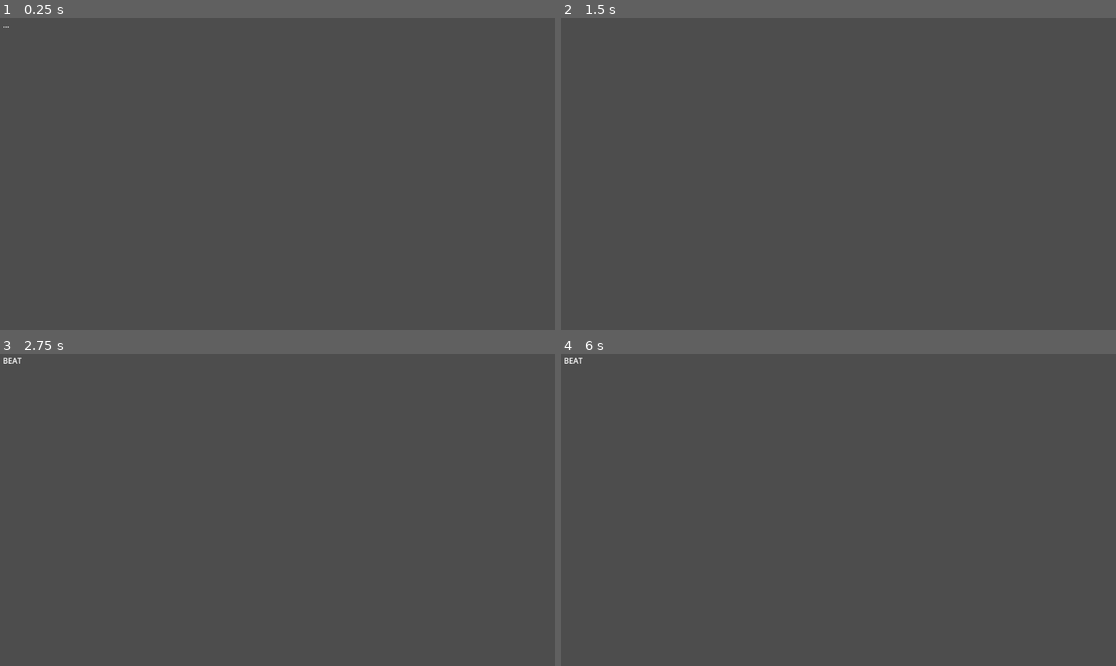
Above: before the commit, frames 1-4 (two rows, left to right).
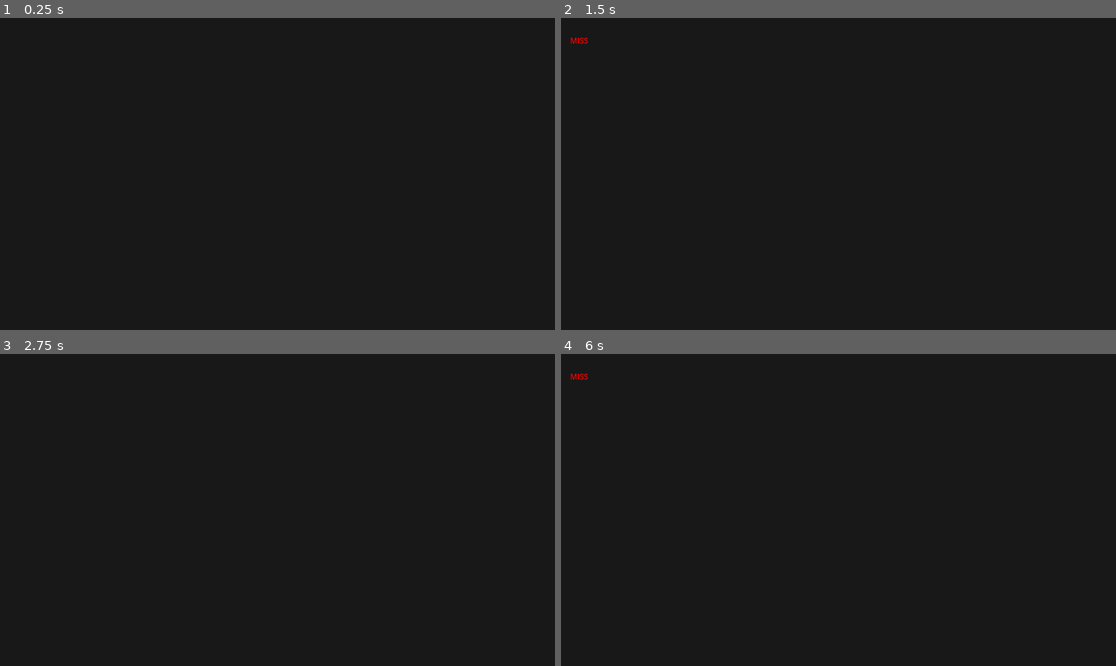
Above: after the commit, the same moments.

Repository: ResonantiaCollective/Project_Dissonance
Game: Godot game, scene res://scenes/test_scenes/TestArena.tscn
Same seed, same stepped clock (60 frames per second), same inputs: the game is played once before the commit and once after it.
Inputs:
- Up to frame 1 (0.25 s): no input
- Up to frame 2 (1.5 s): tap Enter at 0.5 s; hold Space (strike_on_beat, bound only after the commit) 0.53-1.28 s; tap Space (strike_on_beat, bound only after the commit) at 1.35 s
- Up to frame 3 (2.75 s): tap Space (strike_on_beat, bound only after the commit) at 2 s; hold Space (strike_on_beat, bound only after the commit) from 2.03 s (still down)
- Up to frame 4 (6 s): release Space (strike_on_beat, bound only after the commit) at 2.78 s; tap Space (strike_on_beat, bound only after the commit) at 2.85, 4.35, 5, 5.85 s; tap Enter at 3.5 s; hold Space (strike_on_beat, bound only after the commit) 3.53-4.28 s; hold Space (strike_on_beat, bound only after the commit) 5.03-5.78 s

The runs differ from the first frame. In frame 1, 100% of the frame differs, in the area x 0-100%, y 0-100%; in frame 2, 100%; in frame 3, 100%; in frame 4, 100%.

Commit message:
ADD: A2 Spectrum Pulse beat detection online

Diff:
--- /dev/null
+++ b/01_GODOT_PROJECT/resonantia-prototype/default_bus_layout.tres
@@ -0,0 +1,19 @@
+[gd_resource type="AudioBusLayout" load_steps=3 format=3 uid="uid://djss6clego56a"]
+
+[sub_resource type="AudioEffectSpectrumAnalyzer" id="AudioEffectSpectrumAnalyzer_j3pel"]
+resource_name = "SpectrumAnalyzer"
+
+[sub_resource type="AudioEffectSpectrumAnalyzer" id="AudioEffectSpectrumAnalyzer_g28q7"]
+resource_name = "SpectrumAnalyzer"
+
+[resource]
+bus/0/effect/0/effect = SubResource("AudioEffectSpectrumAnalyzer_j3pel")
+bus/0/effect/0/enabled = true
+bus/1/name = &"Spectrum"
+bus/1/solo = false
+bus/1/mute = false
+bus/1/bypass_fx = false
+bus/1/volume_db = 0.0
+bus/1/send = &"Master"
+bus/1/effect/0/effect = SubResource("AudioEffectSpectrumAnalyzer_g28q7")
+bus/1/effect/0/enabled = true
--- a/01_GODOT_PROJECT/resonantia-prototype/project.godot
+++ b/01_GODOT_PROJECT/resonantia-prototype/project.godot
@@ -15,7 +15,20 @@
 config/features=PackedStringArray("4.5", "GL Compatibility")
 config/icon="res://icon.svg"
 
+[audio]
+
+buses/default_bus_layout="uid://djss6clego56a"
+
+[input]
+
+strike_on_beat={
+"deadzone": 0.2,
+"events": [Object(InputEventKey,"resource_local_to_scene":false,"resource_name":"","device":0,"window_id":0,"alt_pressed":false,"shift_pressed":false,"ctrl_pressed":false,"meta_pressed":false,"pressed":false,"keycode":0,"physical_keycode":32,"key_label":0,"unicode":0,"location":0,"echo":false,"script":null)
+]
+}
+
 [rendering]
 
 renderer/rendering_method="gl_compatibility"
 renderer/rendering_method.mobile="gl_compatibility"
+environment/defaults/default_clear_color=Color(0.09239706, 0.09239707, 0.09239703, 1)
--- a/01_GODOT_PROJECT/resonantia-prototype/scenes/test_scenes/TestArena.tscn
+++ b/01_GODOT_PROJECT/resonantia-prototype/scenes/test_scenes/TestArena.tscn
@@ -1,7 +1,7 @@
 [gd_scene load_steps=3 format=3 uid="uid://bc5inerhevpar"]
 
 [ext_resource type="Script" uid="uid://b31sehwagyvld" path="res://scripts/core/test_arena.gd" id="1_2s2s7"]
-[ext_resource type="AudioStream" uid="uid://tasxhx1cfun2" path="res://resources/audio/Impact_Mechanical.wav" id="2_rmtab"]
+[ext_resource type="AudioStream" uid="uid://bg74an3qkploh" path="res://resources/audio/IQUP_200_F_Kick_Loop_07.wav" id="2_rmtab"]
 
 [node name="TestArena" type="Node2D"]
 script = ExtResource("1_2s2s7")
@@ -13,5 +13,12 @@
 offset_bottom = 25.0
 text = "Resonantia Prototype A1"
 
+[node name="FeedbackLabel" type="Label" parent="."]
+offset_left = 19.0
+offset_top = 35.0
+offset_right = 59.0
+offset_bottom = 58.0
+
 [node name="AudioStreamPlayer" type="AudioStreamPlayer" parent="."]
 stream = ExtResource("2_rmtab")
+bus = &"Spectrum"
--- a/01_GODOT_PROJECT/resonantia-prototype/scripts/core/test_arena.gd
+++ b/01_GODOT_PROJECT/resonantia-prototype/scripts/core/test_arena.gd
@@ -1,24 +1,64 @@
 extends Node2D
 
-@onready var label := $Label
+@onready var label := $Label                   # BEAT indicator
+@onready var feedback := $FeedbackLabel       # GOOD / MISS
 @onready var audio_player := $AudioStreamPlayer
 
-var beat_interval := 0.5
-var timer := 0.0
+var spectrum : AudioEffectSpectrumAnalyzerInstance = null
+var beat_threshold := 0.15        # VERY LOW on purpose, we’ll tune later
 var beat_state := false
+var debug_timer := 0.0            # for printing energy sometimes
 
 func _ready() -> void:
-	print("Resonantia Prototype A1 ready.")
-	if audio_player.stream:
-		audio_player.play()
-	label.text = "..."
+	print("Resonantia A3 — Spectrum Pulse Online.")
+
+	# 1) Get the analyzer instance from the 'Spectrum' bus
+	var bus_index := AudioServer.get_bus_index("Spectrum")
+	if bus_index == -1:
+		push_error("Spectrum bus not found. Check Audio > Buses: name must be exactly 'Spectrum'.")
+	else:
+		spectrum = AudioServer.get_bus_effect_instance(bus_index, 0)
+		if spectrum == null:
+			push_error("SpectrumAnalyzer instance is null. Check that Spectrum bus has a SpectrumAnalyzer effect in slot 0.")
+
+	audio_player.play()
+	label.text = ""
+	feedback.text = ""
 
 func _process(delta: float) -> void:
-	timer += delta
-	if timer >= beat_interval:
-		timer -= beat_interval
-		beat_state = !beat_state
+	if spectrum == null:
+		# If we ever get here, text will show that spectrum is missing
+		label.text = "NO SPECTRUM"
+		beat_state = false
+		return
+
+	debug_timer += delta
+
+	# 2) Read overall energy (wide band so *any* clap/kick shows up)
+	var vec := spectrum.get_magnitude_for_frequency_range(500.0, 3000.0)
+	var energy := vec.length()
+
+	# Print energy every 0.3s so you can see values in Output tab
+	if debug_timer > 0.3:
+		print("Energy:", energy)
+		debug_timer = 0.0
+
+	# 3) Detect beat
+	if energy > beat_threshold:
+		label.text = "BEAT"
+		beat_state = true
+		await get_tree().create_timer(0.05).timeout  # 50ms flash
+		label.text = ""
+		beat_state = false
+
+func _input(event: InputEvent) -> void:
+	if event.is_action_pressed("strike_on_beat"):
 		if beat_state:
-			label.text = "BEAT"
+			feedback.text = "GOOD"
+			feedback.modulate = Color(0, 1, 0)
 		else:
-			label.text = ""
+			feedback.text = "MISS"
+			feedback.modulate = Color(1, 0, 0)
+
+		await get_tree().create_timer(0.25).timeout
+		feedback.text = ""
--- /dev/null
+++ b/01_GODOT_PROJECT/resonantia-prototype/spectrum.tres
@@ -0,0 +1,19 @@
+[gd_resource type="AudioBusLayout" load_steps=3 format=3 uid="uid://dcvbla1lxwb4f"]
+
+[sub_resource type="AudioEffectSpectrumAnalyzer" id="AudioEffectSpectrumAnalyzer_qldmc"]
+resource_name = "SpectrumAnalyzer"
+
+[sub_resource type="AudioEffectSpectrumAnalyzer" id="AudioEffectSpectrumAnalyzer_27bud"]
+resource_name = "SpectrumAnalyzer"
+
+[resource]
+bus/0/effect/0/effect = SubResource("AudioEffectSpectrumAnalyzer_qldmc")
+bus/0/effect/0/enabled = true
+bus/1/name = &"Spectrum"
+bus/1/solo = false
+bus/1/mute = false
+bus/1/bypass_fx = false
+bus/1/volume_db = 0.0
+bus/1/send = &"Master"
+bus/1/effect/0/effect = SubResource("AudioEffectSpectrumAnalyzer_27bud")
+bus/1/effect/0/enabled = true
Not shown, added: 01_GODOT_PROJECT/resonantia-prototype/resources/audio/IQUP_200_Clap_Loop_01.wav.import
Not shown, added: 01_GODOT_PROJECT/resonantia-prototype/resources/audio/IQUP_200_F_Kick_Loop_07.wav.import
Not shown, removed: 01_GODOT_PROJECT/resonantia-prototype/resources/audio/Impact_Mechanical.wav.import
Not shown, added: 01_GODOT_PROJECT/resonantia-prototype/resources/audio/IQUP_200_Clap_Loop_01.wav
Not shown, added: 01_GODOT_PROJECT/resonantia-prototype/resources/audio/IQUP_200_F_Kick_Loop_07.wav
Not shown, removed: 01_GODOT_PROJECT/resonantia-prototype/resources/audio/Impact_Mechanical.wav
